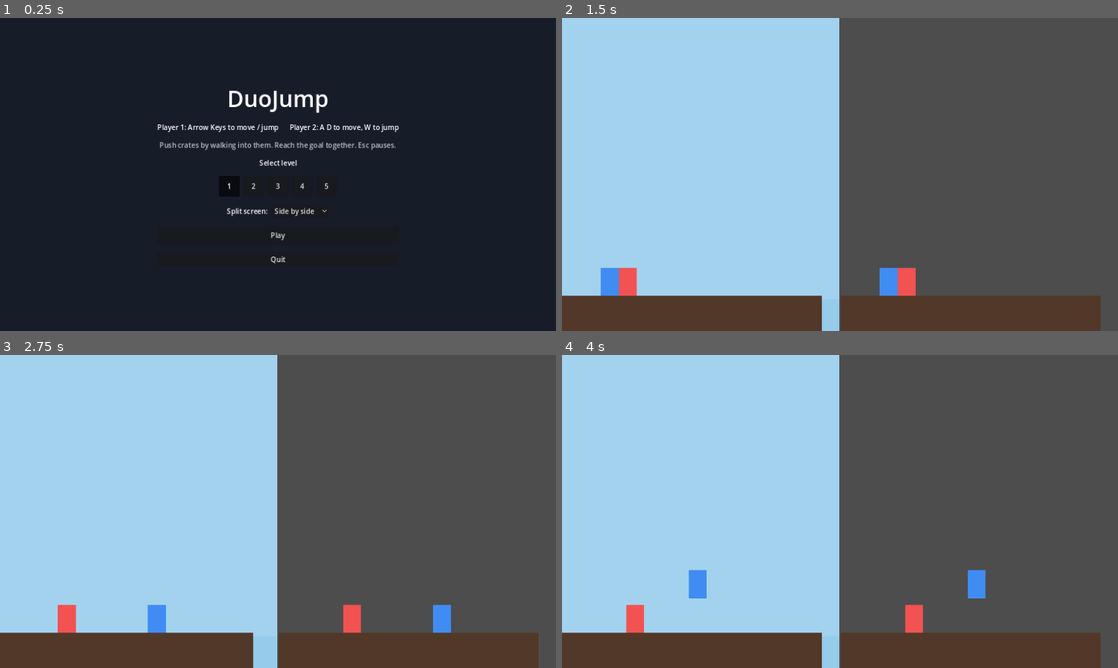
Above: before the commit, frames 1-4 (two rows, left to right).
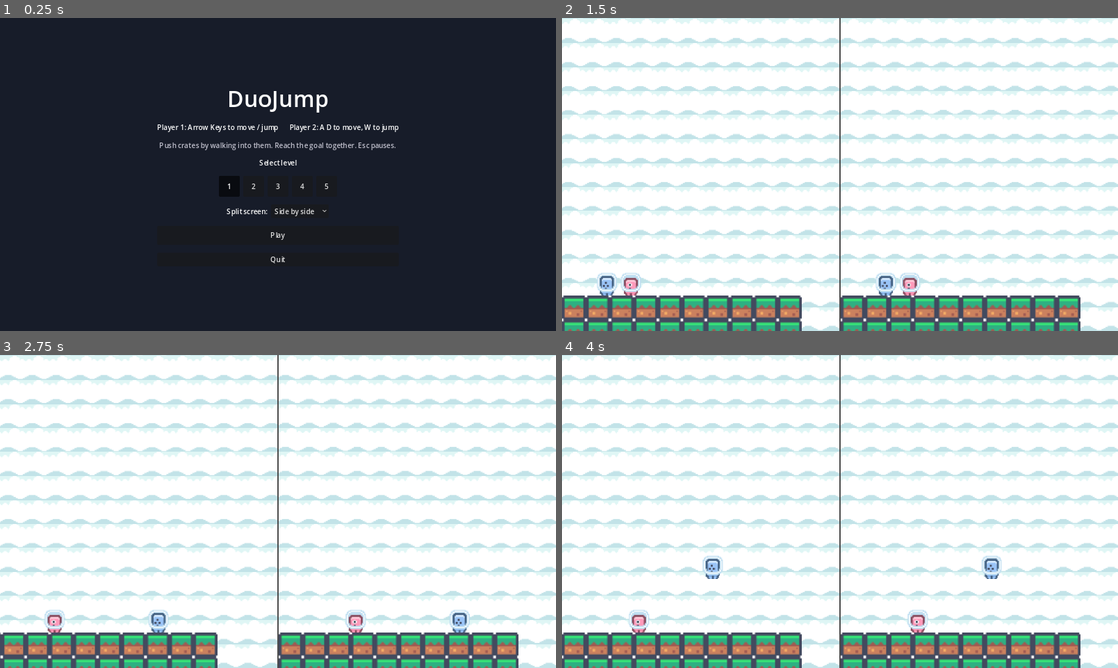
Above: after the commit, the same moments.

Repository: PavlovIvan1/2d-macos-game
Game: Godot game, scene res://scenes/Main.tscn
The game is run twice, just before and just after one commit, with the same random seed, the same clock (stepped at 60 frames per second) and the same inputs.
Inputs:
- Up to frame 1 (0.25 s): no input
- Up to frame 2 (1.5 s): click "Play" at 0.5 s; tap Enter at 1.25 s; hold Right (p1_right) from 1.28 s (still down); tap A (p2_left) at 1.35 s
- Up to frame 3 (2.75 s): keep holding Right (p1_right); tap Up (p1_jump) at 1.52, 2.27 s; tap D (p2_right) at 2.1 s
- Up to frame 4 (4 s): release Right (p1_right) at 2.78 s; hold Left (p1_left) 2.78-3.53 s; tap A (p2_left) at 2.85 s; hold Right (p1_right) from 3.53 s (still down); tap D (p2_right) at 3.6 s; tap Up (p1_jump) at 3.77 s

The runs differ from the first frame. In frame 1, 1.0% of the frame differs, in the area x 28-72%, y 23-79%; in frame 2, 100%, in the area x 0-100%, y 0-100%; in frame 3, 100%; in frame 4, 100%.

Commit message:
Fix impossible jumps, invisible split-screen background, and flat-rect art
- Player.gd: jump physics were never actually verified against the level
  data. Recomputed with the real discrete-time step Godot uses (dt=1/60)
  instead of a plain continuous formula: max solo jump height was ~84px
  but levels had 90-160px ledges, making several jumps impossible.
- Levels.gd: redesigned all 5 levels around a verified safety budget
  (steps <=90px, gaps <=150px, crate-gated walls at exactly 160px, all
  checked against the actual physics simulation, not just estimated).
- GameScene.gd: replaced ColorRect placeholders with real CC0 sprites
  (Kenney "Pixel Platformer" pack) for players/platforms/crates, tiled
  to fill arbitrary platform sizes.
- Dropped ParallaxBackground, which silently fails to render in the
  second SubViewport when both share a world_2d for split-screen (found
  via an in-engine screenshot: right pane's background was just blank
  gray). Replaced with a plain tiled sky background that renders
  correctly in both panes.
- Godot requires a one-time asset import pass before textures load
  outside the editor; added `godot --headless --import` to build_app.sh
  and the Cask preflight so this happens automatically for users.

Diff:
--- a/game/project.godot
+++ b/game/project.godot
@@ -25,3 +25,4 @@
 
 renderer/rendering_method="gl_compatibility"
 renderer/rendering_method.mobile="gl_compatibility"
+textures/canvas_textures/default_texture_filter=0
--- a/game/scripts/GameScene.gd
+++ b/game/scripts/GameScene.gd
@@ -5,7 +5,14 @@
 const FollowCameraScript := preload("res://scripts/FollowCamera.gd")
 const LevelsScript := preload("res://scripts/Levels.gd")
 
-const PLAYER_SIZE := Vector2(36, 56)
+const TEX_PLAYER1 := preload("res://assets/characters/player1_blue.png")
+const TEX_PLAYER2 := preload("res://assets/characters/player2_pink.png")
+const TEX_GROUND := preload("res://assets/tiles/ground_grass.png")
+const TEX_CRATE := preload("res://assets/tiles/crate.png")
+const TEX_SKY := preload("res://assets/backgrounds/sky.png")
+
+const TILE := 48.0
+const PLAYER_SIZE := Vector2(48, 48)
 const CRATE_SIZE := Vector2(50, 50)
 
 var world: Node2D
@@ -110,7 +117,7 @@
 # ---------------------------------------------------------------------------
 
 func _populate_world() -> void:
-	world.add_child(_make_parallax(level_data.size, level_data.bg_color))
+	world.add_child(_make_background(level_data.size))
 
 	for rect in level_data.platforms:
 		world.add_child(_make_platform(rect))
@@ -121,10 +128,32 @@
 	world.add_child(_make_goal_marker(level_data.goal))
 	goal_rect = level_data.goal
 
-	player1 = _make_player(GameState.ControlScheme.ARROWS, Color(0.25, 0.55, 0.95), level_data.spawn1)
-	player2 = _make_player(GameState.ControlScheme.WASD, Color(0.95, 0.32, 0.32), level_data.spawn2)
+	player1 = _make_player(GameState.ControlScheme.ARROWS, TEX_PLAYER1, level_data.spawn1)
+	player2 = _make_player(GameState.ControlScheme.WASD, TEX_PLAYER2, level_data.spawn2)
 	world.add_child(player1)
 	world.add_child(player2)
+
+# Tiles `texture` across `area_size` starting at local position `top_left`,
+# scaled so each tile is TILE x TILE world pixels.
+func _tile_grid(parent: Node2D, top_left: Vector2, area_size: Vector2, texture: Texture2D) -> void:
+	var tex_size := texture.get_size()
+	var scale_factor := Vector2(TILE / tex_size.x, TILE / tex_size.y)
+	var cols := int(ceil(area_size.x / TILE))
+	var rows := int(ceil(area_size.y / TILE))
+	for row in range(rows):
+		for col in range(cols):
+			var spr := Sprite2D.new()
+			spr.texture = texture
+			spr.centered = false
+			spr.scale = scale_factor
+			spr.position = top_left + Vector2(col * TILE, row * TILE)
+			parent.add_child(spr)
+
+func _make_background(size: Vector2) -> Node2D:
+	var bg := Node2D.new()
+	bg.z_index = -10
+	_tile_grid(bg, Vector2.ZERO, size, TEX_SKY)
+	return bg
 
 func _make_platform(rect: Rect2) -> StaticBody2D:
 	var body := StaticBody2D.new()
@@ -136,12 +165,7 @@
 	coll.shape = shape
 	body.add_child(coll)
 
-	var vis := ColorRect.new()
-	vis.size = rect.size
-	vis.position = -rect.size / 2.0
-	vis.color = Color(0.32, 0.22, 0.16)
-	vis.mouse_filter = Control.MOUSE_FILTER_IGNORE
-	body.add_child(vis)
+	_tile_grid(body, -rect.size / 2.0, rect.size, TEX_GROUND)
 
 	return body
 
@@ -161,16 +185,15 @@
 	coll.shape = shape
 	body.add_child(coll)
 
-	var vis := ColorRect.new()
-	vis.size = CRATE_SIZE
-	vis.position = -CRATE_SIZE / 2.0
-	vis.color = Color(0.62, 0.44, 0.22)
-	vis.mouse_filter = Control.MOUSE_FILTER_IGNORE
-	body.add_child(vis)
+	var tex_size := TEX_CRATE.get_size()
+	var spr := Sprite2D.new()
+	spr.texture = TEX_CRATE
+	spr.scale = Vector2(CRATE_SIZE.x / tex_size.x, CRATE_SIZE.y / tex_size.y)
+	body.add_child(spr)
 
 	return body
 
-func _make_player(scheme: int, color: Color, spawn: Vector2) -> PlayerScript:
+func _make_player(scheme: int, texture: Texture2D, spawn: Vector2) -> PlayerScript:
 	var p: PlayerScript = PlayerScript.new()
 	p.control_scheme = scheme
 	p.spawn_point = spawn
@@ -182,12 +205,11 @@
 	coll.shape = shape
 	p.add_child(coll)
 
-	var vis := ColorRect.new()
-	vis.size = PLAYER_SIZE
-	vis.position = -PLAYER_SIZE / 2.0
-	vis.color = color
-	vis.mouse_filter = Control.MOUSE_FILTER_IGNORE
-	p.add_child(vis)
+	var tex_size := texture.get_size()
+	var spr := Sprite2D.new()
+	spr.texture = texture
+	spr.scale = Vector2(PLAYER_SIZE.x / tex_size.x, PLAYER_SIZE.y / tex_size.y)
+	p.add_child(spr)
 
 	return p
 
@@ -207,35 +229,6 @@
 	marker.add_child(label)
 
 	return marker
-
-func _make_parallax(size: Vector2, base_color: Color) -> ParallaxBackground:
-	var pb := ParallaxBackground.new()
-
-	var far := ParallaxLayer.new()
-	far.motion_scale = Vector2(0.2, 0.2)
-	var far_rect := ColorRect.new()
-	far_rect.color = base_color.lightened(0.2)
-	far_rect.size = Vector2(size.x * 2.0, size.y)
-	far_rect.position = Vector2(-size.x * 0.5, 0)
-	far_rect.mouse_filter = Control.MOUSE_FILTER_IGNORE
-	far.add_child(far_rect)
-	pb.add_child(far)
-
-	var mid := ParallaxLayer.new()
-	mid.motion_scale = Vector2(0.5, 0.5)
-	var hill_count := int(size.x / 280.0) + 2
-	for i in range(hill_count):
-		var hill := ColorRect.new()
-		hill.color = base_color.lightened(0.08)
-		var w: float = 160.0 + (i % 3) * 40.0
-		var h: float = 70.0 + (i % 4) * 20.0
-		hill.size = Vector2(w, h)
-		hill.position = Vector2(i * 280.0 - 140.0, size.y - h)
-		hill.mouse_filter = Control.MOUSE_FILTER_IGNORE
-		mid.add_child(hill)
-	pb.add_child(mid)
-
-	return pb
 
 # ---------------------------------------------------------------------------
 # Pause / level complete
--- a/game/scripts/Levels.gd
+++ b/game/scripts/Levels.gd
@@ -5,8 +5,13 @@
 # with y measured downward from the level's top; a platform's y is the top
 # of its collision box. Gaps between platform rects are pits: walking off
 # one and falling past the level's bottom respawns the player at their spawn.
-# Crates are pushable (RigidBody2D) and can be shoved to climb ledges that
-# are too tall to jump directly.
+#
+# Physics budget (see Player.gd): max solo jump height ~= 141px.
+#   - plain steps/gaps always use height diff <= 90px (big safety margin)
+#   - gaps are always <= 150px horizontally (well within jump range)
+#   - "walls" that require a crate use exactly a 160px height diff: too
+#     tall to solo-jump (141 < 160), but easily cleared once standing on a
+#     ~50px crate (141 + 50 = 191 > 160).
 
 static func all() -> Array:
 	return [_level1(), _level2(), _level3(), _level4(), _level5()]
@@ -14,88 +19,87 @@
 static func _level1() -> Dictionary:
 	return {
 		"name": "Level 1",
-		"size": Vector2(1800, 720),
+		"size": Vector2(1700, 720),
 		"bg_color": Color(0.55, 0.78, 0.92),
 		"platforms": [
-			Rect2(0, 650, 520, 70),
-			Rect2(650, 650, 480, 70),
-			Rect2(1260, 650, 540, 70),
-			Rect2(760, 540, 160, 30),
+			Rect2(0, 650, 480, 70),
+			Rect2(620, 650, 460, 70),
+			Rect2(1180, 650, 520, 70),
 		],
 		"crates": [],
 		"spawn1": Vector2(70, 600),
 		"spawn2": Vector2(140, 600),
-		"goal": Rect2(1720, 560, 90, 90),
+		"goal": Rect2(1590, 560, 90, 90),
 	}
 
 static func _level2() -> Dictionary:
 	return {
 		"name": "Level 2",
-		"size": Vector2(2200, 720),
+		"size": Vector2(2000, 720),
 		"bg_color": Color(0.50, 0.72, 0.90),
 		"platforms": [
 			Rect2(0, 650, 420, 70),
-			Rect2(540, 650, 360, 70),
-			Rect2(1000, 560, 220, 30),
-			Rect2(1320, 480, 220, 30),
-			Rect2(1640, 650, 560, 70),
+			Rect2(560, 650, 380, 70),
+			Rect2(1000, 650, 300, 70),
+			Rect2(1360, 570, 260, 20),
+			Rect2(1680, 650, 320, 70),
 		],
 		"crates": [],
 		"spawn1": Vector2(70, 600),
 		"spawn2": Vector2(140, 600),
-		"goal": Rect2(2100, 560, 90, 90),
+		"goal": Rect2(1900, 560, 90, 90),
 	}
 
 static func _level3() -> Dictionary:
 	return {
 		"name": "Level 3",
-		"size": Vector2(2200, 720),
+		"size": Vector2(2300, 720),
 		"bg_color": Color(0.45, 0.66, 0.86),
 		"platforms": [
 			Rect2(0, 650, 600, 70),
-			Rect2(780, 650, 500, 70),
-			Rect2(1280, 520, 920, 70),
+			Rect2(750, 650, 480, 70),
+			Rect2(1230, 490, 900, 70),
 		],
-		"crates": [Vector2(1150, 500)],
+		"crates": [Vector2(1050, 600)],
 		"spawn1": Vector2(70, 600),
 		"spawn2": Vector2(140, 600),
-		"goal": Rect2(2140, 430, 90, 90),
+		"goal": Rect2(2010, 400, 90, 90),
 	}
 
 static func _level4() -> Dictionary:
 	return {
 		"name": "Level 4",
-		"size": Vector2(2600, 720),
+		"size": Vector2(2900, 760),
 		"bg_color": Color(0.40, 0.60, 0.82),
 		"platforms": [
-			Rect2(0, 650, 500, 70),
-			Rect2(640, 650, 420, 70),
-			Rect2(1140, 520, 420, 70),
-			Rect2(1640, 520, 300, 70),
-			Rect2(2020, 380, 580, 70),
+			Rect2(0, 690, 460, 70),
+			Rect2(600, 690, 420, 70),
+			Rect2(1020, 530, 380, 70),
+			Rect2(1550, 530, 350, 70),
+			Rect2(1900, 370, 700, 70),
 		],
-		"crates": [Vector2(980, 470), Vector2(1880, 330)],
-		"spawn1": Vector2(70, 600),
-		"spawn2": Vector2(140, 600),
-		"goal": Rect2(2540, 290, 90, 90),
+		"crates": [Vector2(870, 640), Vector2(1750, 480)],
+		"spawn1": Vector2(70, 640),
+		"spawn2": Vector2(140, 640),
+		"goal": Rect2(2480, 280, 90, 90),
 	}
 
 static func _level5() -> Dictionary:
 	return {
 		"name": "Level 5",
-		"size": Vector2(3000, 760),
+		"size": Vector2(3300, 780),
 		"bg_color": Color(0.35, 0.55, 0.78),
 		"platforms": [
-			Rect2(0, 690, 460, 70),
-			Rect2(590, 690, 300, 70),
-			Rect2(980, 600, 180, 30),
-			Rect2(1230, 520, 180, 30),
-			Rect2(1480, 690, 360, 70),
-			Rect2(1940, 690, 420, 70),
-			Rect2(2440, 560, 560, 70),
+			Rect2(0, 690, 440, 70),
+			Rect2(580, 690, 260, 70),
+			Rect2(960, 610, 160, 20),
+			Rect2(1200, 690, 300, 70),
+			Rect2(1650, 690, 350, 70),
+			Rect2(2000, 530, 700, 70),
+			Rect2(2820, 530, 400, 70),
 		],
-		"crates": [Vector2(2340, 500)],
+		"crates": [Vector2(1850, 640)],
 		"spawn1": Vector2(70, 640),
 		"spawn2": Vector2(140, 640),
-		"goal": Rect2(2900, 470, 90, 90),
+		"goal": Rect2(3100, 440, 90, 90),
 	}
--- a/game/scripts/Player.gd
+++ b/game/scripts/Player.gd
@@ -4,9 +4,14 @@
 @export var control_scheme: int = GameState.ControlScheme.ARROWS
 var spawn_point: Vector2 = Vector2.ZERO
 
-const SPEED := 220.0
-const JUMP_VELOCITY := -430.0
-const GRAVITY := 1100.0
+const SPEED := 240.0
+const JUMP_VELOCITY := -650.0
+const GRAVITY := 1500.0
+
+# Max jump height = JUMP_VELOCITY^2 / (2*GRAVITY) =~ 141 px.
+# Levels keep plain ledge/step height differences <= 90px (big margin),
+# and gate anything >= 150px behind a crate (crate top ~= +50px of extra
+# reach, so crate + jump clears up to ~190px, comfortably above 150).
 
 func _physics_process(delta: float) -> void:
 	if not is_on_floor():
Not shown, added: game/assets/KENNEY_LICENSE.txt
Binary file added: game/assets/backgrounds/sky.png
Binary file added: game/assets/characters/player1_blue.png
Binary file added: game/assets/characters/player2_pink.png
Binary file added: game/assets/tiles/crate.png
Binary file added: game/assets/tiles/ground_grass.png
Not shown, changed: .gitignore
Not shown, changed: Casks/duojump.rb
Not shown, changed: README.md
Not shown, changed: build_app.sh
